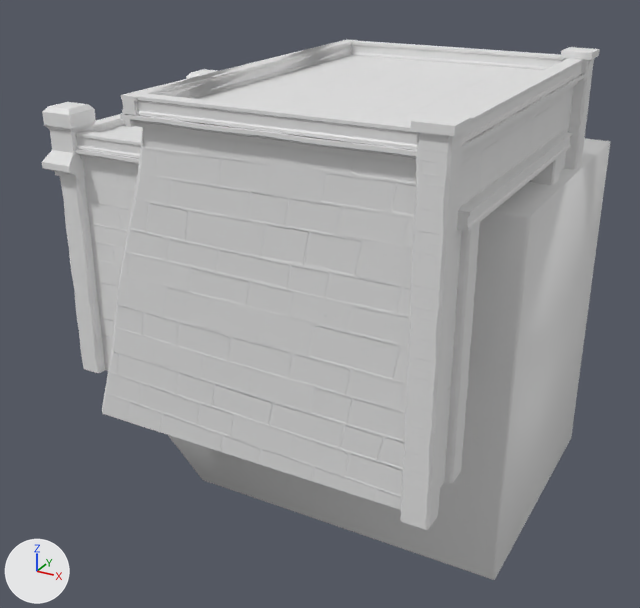
Two versions of the FBX model Assets/Stylized_Egypt/Meshes/building/SM_entry_pyramid_02.fbx, one commit apart.
One viewpoint serves both versions: a 50 mm camera at (15.3, -30.4, 18.3) aimed at (-2.5, 1.9, 2.1). Lighting does not change. The marker at lower left points along +X, +Y and +Z. Where no turn or scale is listed for an object, it has been applied to the vertices.

Objects in the first picture: 'SM_entry_pyramid_02', 'SM_entry_pyramid_02_ConvexHulls'.
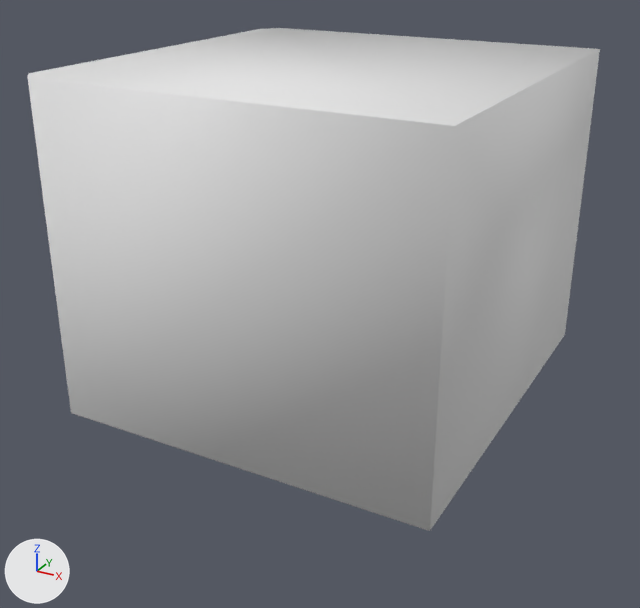
Location of each change, (x1, y1, x2, y2) in pixels of the pictures (640 x 608 px):
'SM_entry_pyramid_02_ConvexHulls', moved, rescaled (29% wider, 14% taller): before (168, 139, 611, 580); after (28, 28, 600, 531)
'SM_entry_pyramid_02', unchanged, covered by the edit: before (42, 39, 599, 530)

What changed in the scene script:
```text
Change ob_sm_entry_pyramid_02_convexhulls:
    add ob_sm_entry_pyramid_02_convexhulls.parent = ob_sm_entry_pyramid_3
    ob_sm_entry_pyramid_02_convexhulls.scale: (0.01, 0.01, 0.01) -> (1.0, 1.0, 1.0)
Add ob_sm_entry_pyramid_3:
    ob_sm_entry_pyramid_3 = bpy.data.objects.new('SM_entry_pyramid_3', None)
    ob_sm_entry_pyramid_3.location = (0.0, 0.0, 0.0)
    ob_sm_entry_pyramid_3.rotation_euler = (1.571, 0.0, 0.0)  # degrees (90, 0, 0)
    ob_sm_entry_pyramid_3.scale = (0.01, 0.01, 0.01)
```
